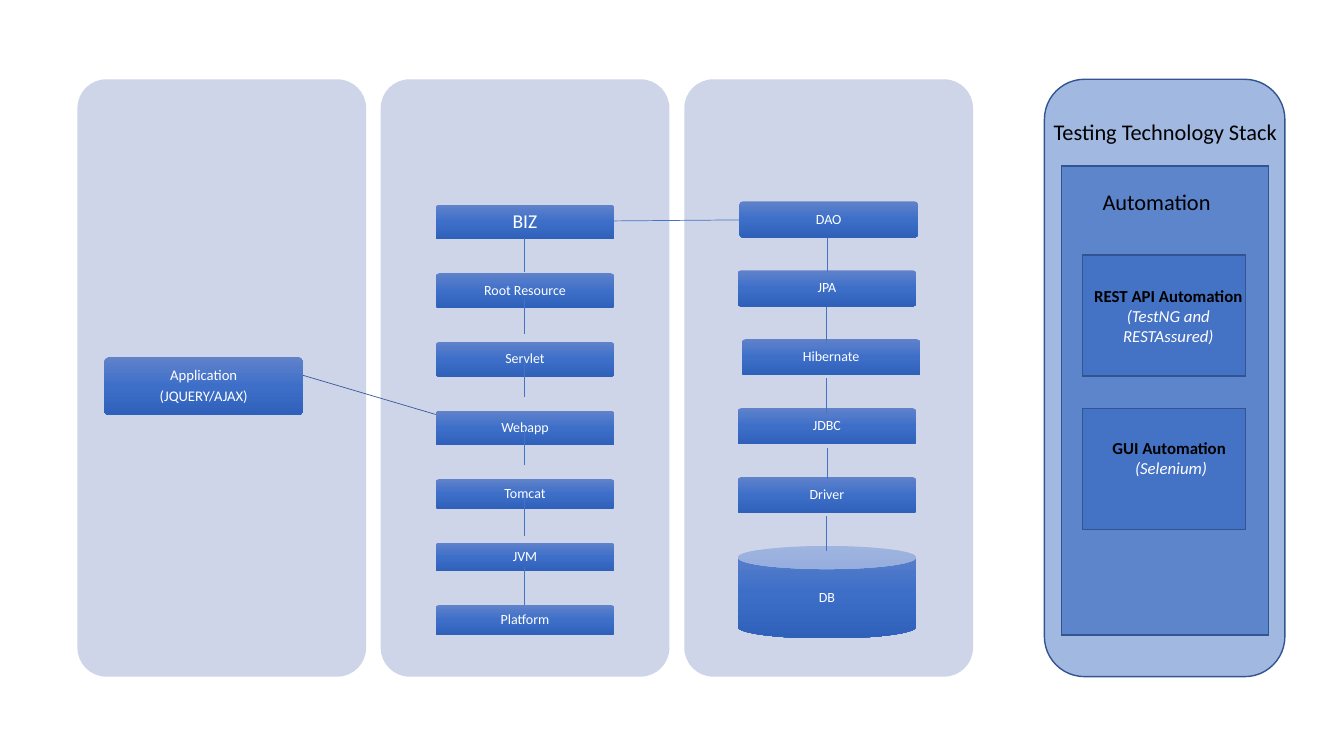
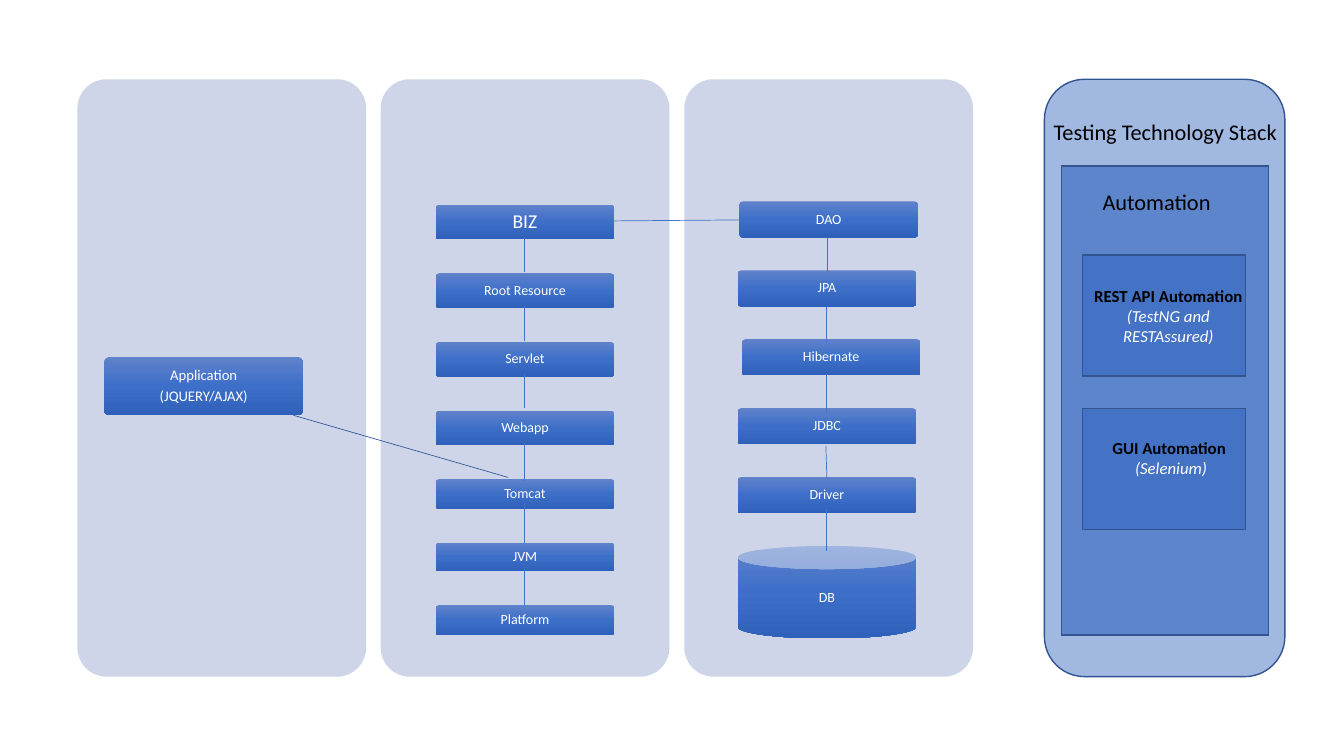
Before and after one commit to cmad-06/HeapUnderFlow, a slide deck: slide 1 of STACK.pptx. Drawn at 1344x756 pixels with LibreOffice and Linux fonts; fonts in the diff are those of the drawing. Boxes give left, top, right and bottom in pixels: in the first picture for what was removed or moved away, otherwise in the second. Text is boxed around its words. In the diff, an @@ line names an element or a change of style, - is before the commit and + after.

```diff
--- a/STACK.pptx
+++ b/STACK.pptx
@@ line moved from (524, 334) - (524, 299) to (524, 341) - (524, 307) @@
@@ freeform shape: place and size @@
-freeform shape at [303, 375, 436, 415]
+freeform shape at [274, 348, 528, 545]
@@ line moved from (524, 397) - (524, 363) to (524, 408) - (524, 374) @@
@@ line moved from (524, 466) - (524, 431) to (524, 482) - (524, 444) @@
@@ line moved from (524, 536) - (524, 496) to (524, 543) - (524, 503) @@
```
Also in this commit, not shown: 1 other file.
